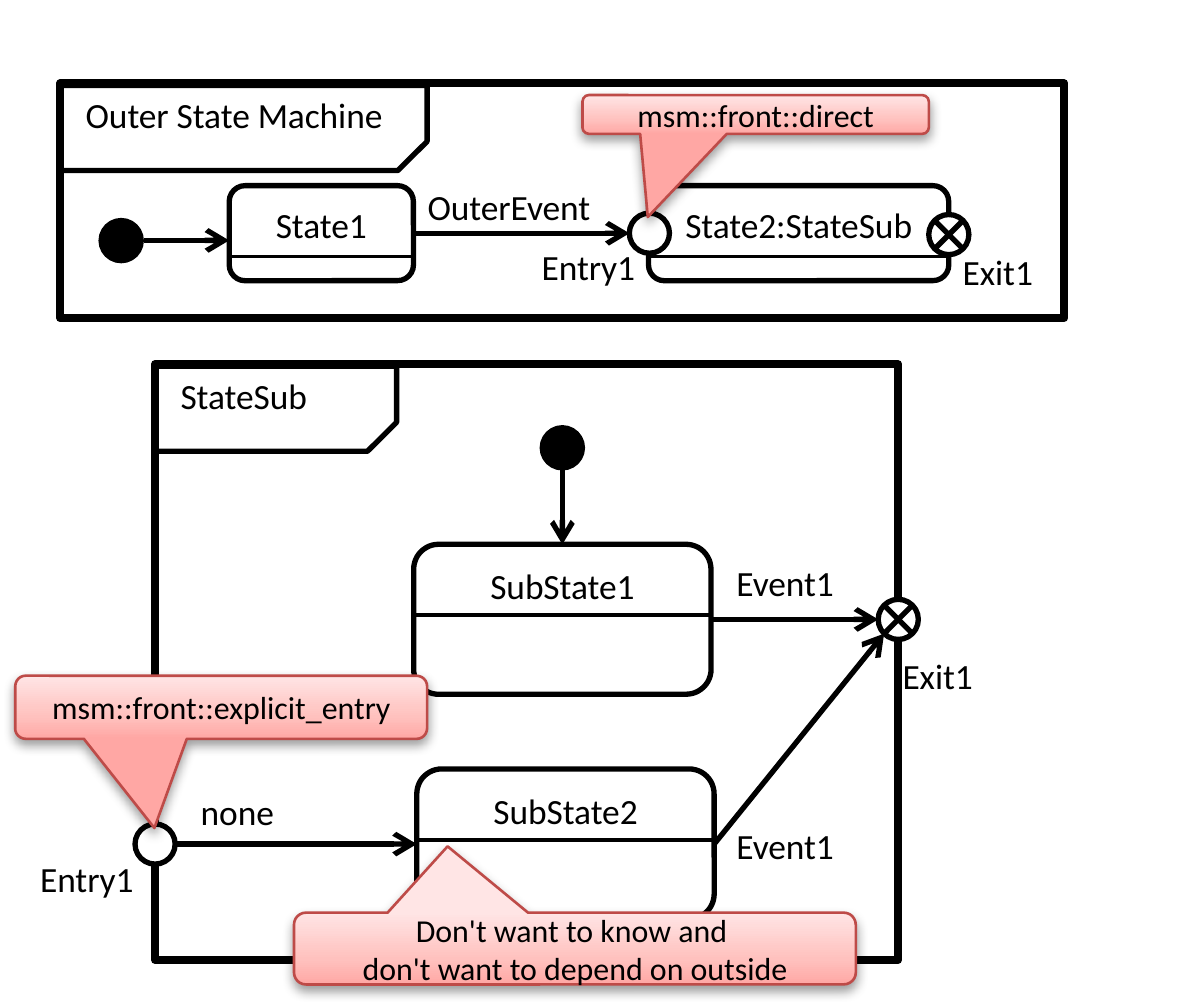
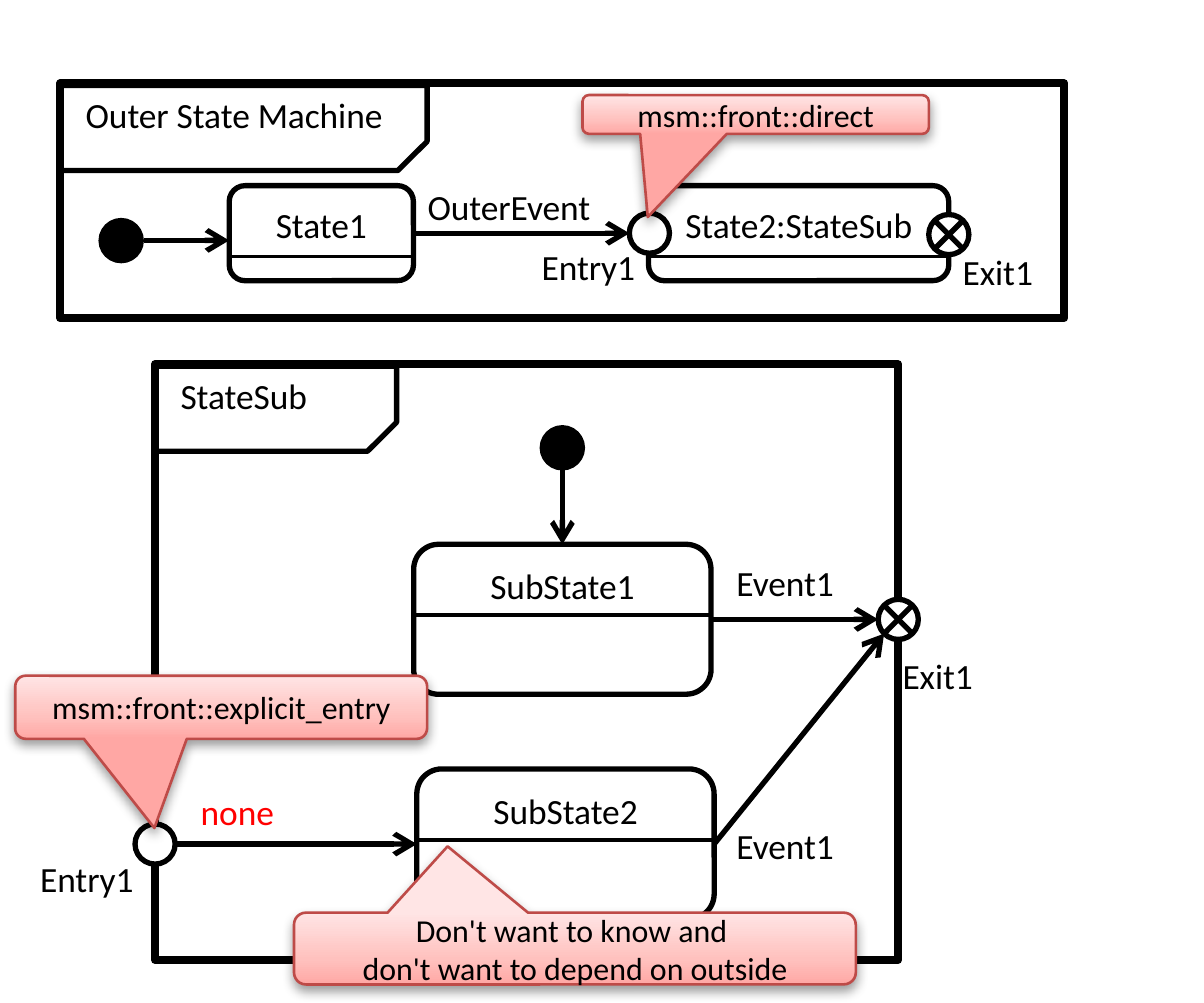
Before and after one commit to redboltz/cpp_sample, a slide deck: slide 24 of boost_training/msm/fig.pptx (slide 23 before the commit). Drawn at 1204x1003 pixels with LibreOffice and Linux fonts; fonts in the diff are those of the drawing. Boxes give left, top, right and bottom in pixels: in the first picture for what was removed or moved away, otherwise in the second. Text is boxed around its words. In the diff, an @@ line names an element or a change of style, - is before the commit and + after.

```diff
--- a/boost_training/msm/fig.pptx
+++ b/boost_training/msm/fig.pptx
@@ text "none" at box(201, 808, 274, 826): text colour #000000 to #FF0000 @@
```
Also in this commit, not shown: 4 other slides changed, 5 slides removed, 7 other files.
